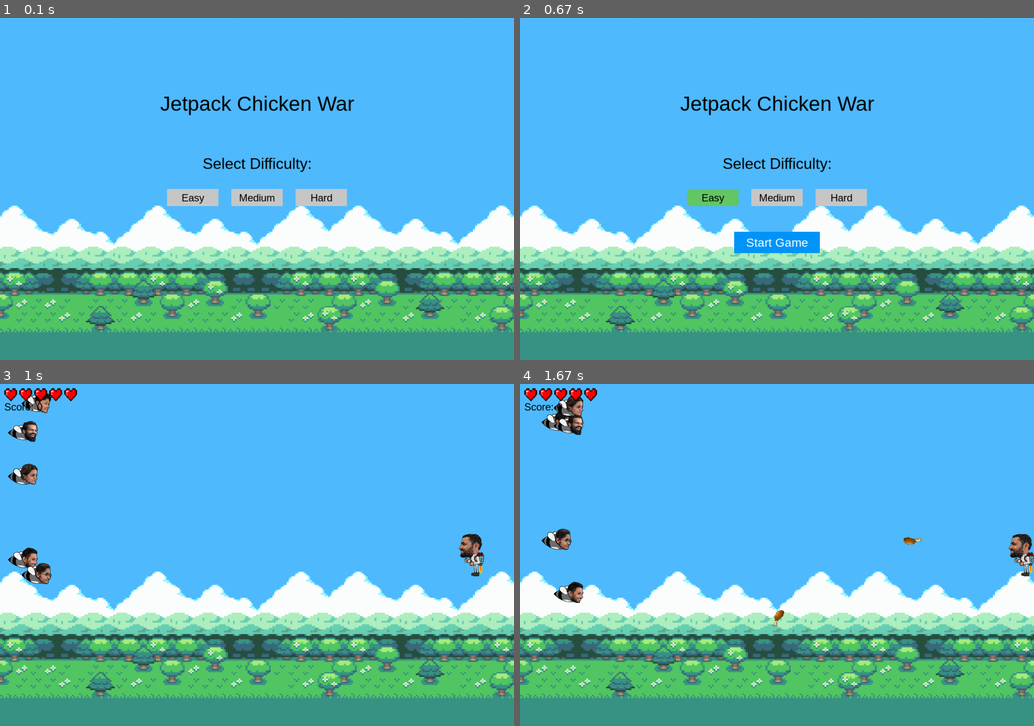
Above: before the commit, frames 1-4 (two rows, left to right).
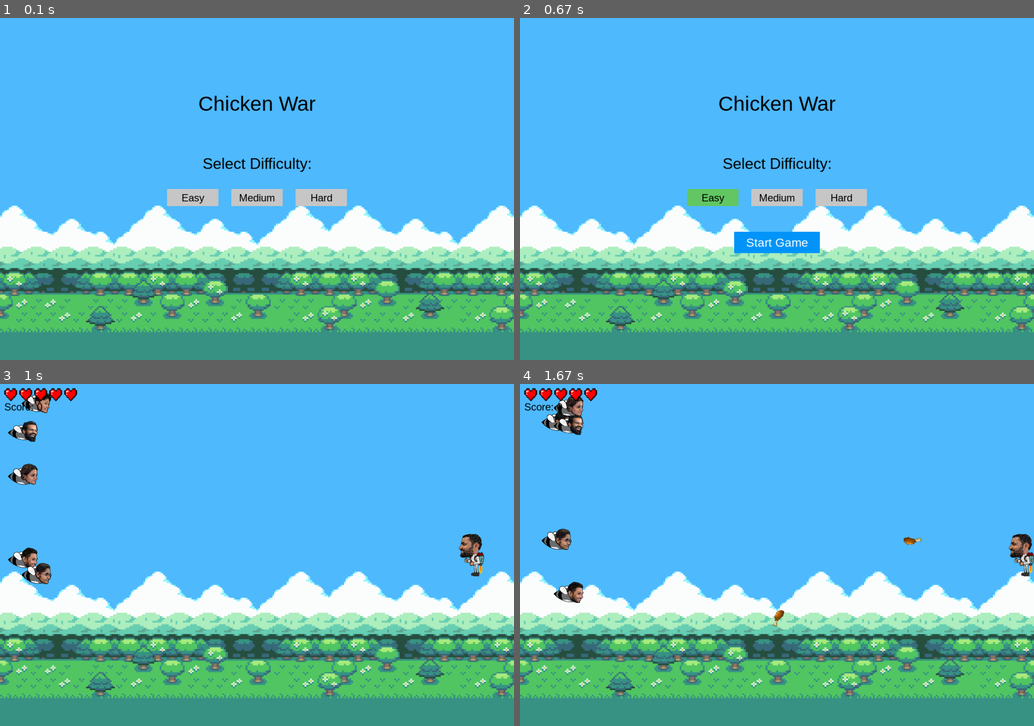
Above: after the commit, the same moments.

Repository: pemawangdue/squad_evo_pygame
Game: pygame game, started from src/main.py
Same seed, same stepped clock (60 frames per second), same inputs: the game is played once before the commit and once after it.
Inputs:
- Up to frame 1 (0.1 s): no input
- Up to frame 2 (0.67 s): click "Easy" at 0.38 s
- Up to frame 3 (1 s): click "Start Game" at 0.72 s
- Up to frame 4 (1.67 s): tap Space at 1, 1.4 s; hold Right from 1.33 s (still down)

The runs differ from the first frame. In frame 1, 0.9% of the frame differs, in the area x 31-69%, y 22-29%; in frame 2, 0.9%; in frame 3, nothing differs; in frame 4, nothing differs.

Commit message:
add readme

Diff:
--- a/src/main.py
+++ b/src/main.py
@@ -7,7 +7,7 @@
 pygame.init()
 WIDTH, HEIGHT = 1200, 800
 screen = pygame.display.set_mode((WIDTH, HEIGHT))
-pygame.display.set_caption("Jetpack Chicken War")
+pygame.display.set_caption("Chicken War")
 clock = pygame.time.Clock()
 font = pygame.font.SysFont('Arial', 28)
 
@@ -20,9 +20,10 @@
 WHITE = (255, 255, 255)
 BLACK = (0, 0, 0)
 RED = (200, 0, 0)
+
 difficulty_settings = {
-    "Easy": {"enemy_speed": 2, "shoot_frequency": 60},
-    "Medium": {"enemy_speed": 4, "shoot_frequency": 30},
+    "Easy": {"enemy_speed": 2, "shoot_frequency": 60},  # enemy_speed: how fast enemies move
+    "Medium": {"enemy_speed": 4, "shoot_frequency": 30},  # shoot_frequency: how often they shoot bullets at the player
     "Hard": {"enemy_speed": 6, "shoot_frequency": 10},
 }
 
@@ -38,11 +39,10 @@
 
 
 # Load assets
-player_img = load_image("vinay-1.png", 60, 100)
+background_img = load_image("background.png", WIDTH, HEIGHT)
 chicken_img = load_image("chicken.png", 40, 30)
-star_img = load_image("dizzy.png", 40, 40)  # Star image for fainting
-background_img = load_image("background.png", WIDTH, HEIGHT)
-heart_icon = load_image("heart.png", 30, 30)
+dizzy_img = load_image("dizzy.png", 40, 40)
+heart_img = load_image("heart.png", 30, 30)
 
 player_frames = [
     load_image("vinay-1.png", 60, 100),
@@ -51,7 +51,7 @@
     load_image("vinay-4.png", 60, 100)
 ]
 
-mosquito_frames = [
+enemy_frames = [
     [load_image("pema-1.png", 70, 50), load_image("pema-2.png", 70, 50)],
     [load_image("praful-1.png", 70, 50), load_image("praful-2.png", 70, 50)],
     [load_image("shreya-1.png", 70, 50), load_image("shreya-2.png", 70, 50)],
@@ -67,6 +67,17 @@
 
 def stop_music():
     pygame.mixer.music.stop()
+
+
+def draw_text(text, size, color, x, y, center=True):
+    font_obj = pygame.font.SysFont('Arial', size)
+    text_surf = font_obj.render(text, True, color)
+    text_rect = text_surf.get_rect()
+    if center:
+        text_rect.center = (x, y)
+    else:
+        text_rect.topleft = (x, y)
+    screen.blit(text_surf, text_rect)
 
 
 # Classes
@@ -77,13 +88,13 @@
         self.current_frame = 0
         self.animation_timer = 0
         self.image = self.frames[self.current_frame]
-        self.rect = self.image.get_rect(center=(WIDTH - 100, HEIGHT // 2))
+        self.rect = self.image.get_rect(center=(WIDTH - 100, HEIGHT // 2)) # first position of the player
         self.speed = 5
         self.health = 5
 
         # Shooting cooldown
         self.shoot_cooldown = 300
-        self.last_shot_time = pygame.time.get_ticks()
+        self.last_shot_time = pygame.time.get_ticks()  # returns the number of milliseconds (ms) that have passed since pygame.init()
 
     def update(self, keys):
         if keys[pygame.K_UP] and self.rect.top > 0:
@@ -145,7 +156,7 @@
             self.kill()
 
 
-class Mosquito(pygame.sprite.Sprite):
+class Enemy(pygame.sprite.Sprite):
     def __init__(self, frames, y_pos):
         super().__init__()
         self.frames = frames
@@ -153,7 +164,7 @@
         self.animation_timer = 0
         self.image = self.frames[0]
         self.rect = self.image.get_rect(topleft=(50, y_pos))
-        self.health = 2  # now 2 hits to die
+        self.health = 2  # 2 hits to die
         self.fainted = False
         self.speed = 4
 
@@ -163,14 +174,14 @@
         self.move_timer = 0
         self.change_direction_interval = random.randint(30, 90)  # frames
 
-        # Star blink
-        self.star_timer = 0
-        self.show_star = True
+        # fainting
+        self.dizzy_timer = 0
+        self.show_dizzy = True
 
     def update(self):
         # Animate
         self.animation_timer += 1
-        if self.animation_timer >= 10:
+        if self.animation_timer >= 5:
             self.animation_timer = 0
             self.current_frame = (self.current_frame + 1) % len(self.frames)
             self.image = self.frames[self.current_frame]
@@ -181,7 +192,7 @@
         self.rect.y += int(self.dy * actual_speed)
         self.rect.x += int(self.dx * actual_speed)
 
-        # Bounce
+        # Bounce Off Edges
         if self.rect.top <= 0 or self.rect.bottom >= HEIGHT:
             self.dy *= -1
         if self.rect.left < 10 or self.rect.right > WIDTH // 2:
@@ -195,12 +206,12 @@
             self.move_timer = 0
             self.change_direction_interval = random.randint(30, 90)
 
-        # Blink star if fainted
+        # Blink dizzy if fainted
         if self.fainted:
-            self.star_timer += 1
-            if self.star_timer >= 30:  # blink interval
-                self.star_timer = 0
-                self.show_star = not self.show_star
+            self.dizzy_timer += 1
+            if self.dizzy_timer >= 20:  # blink interval
+                self.dizzy_timer = 0
+                self.show_dizzy = not self.show_dizzy
 
     def shoot(self, player_rect):
         return EnemyBullet(self.rect.right, self.rect.centery, player_rect)
@@ -235,34 +246,22 @@
             self.kill()
 
 
-# Text draw helper
-def draw_text(text, size, color, x, y, center=True):
-    font_obj = pygame.font.SysFont('Arial', size)
-    text_surf = font_obj.render(text, True, color)
-    text_rect = text_surf.get_rect()
-    if center:
-        text_rect.center = (x, y)
-    else:
-        text_rect.topleft = (x, y)
-    screen.blit(text_surf, text_rect)
-
-
 # Game loop
 def main():
     game_state = MENU
     score = 0
     start_time = 0
     result = ""
+    selected_difficulty = None  # Player's selection from the menu
+    shoot_timer = 0
+    shoot_frequency = 60
+    previous_state = None
 
     player = Player()
     player_group = pygame.sprite.Group(player)
     bullets = pygame.sprite.Group()
     enemy_bullets = pygame.sprite.Group()
     enemies = pygame.sprite.Group()
-    selected_difficulty = None  # Player's selection from the menu
-    shoot_timer = 0
-    shoot_frequency = 60
-    previous_state = None
 
     while True:
         screen.blit(background_img, (0, 0))
@@ -277,7 +276,7 @@
                 return main()
 
         if game_state == MENU:
-            draw_text("Jetpack Chicken War", 48, BLACK, WIDTH // 2, HEIGHT // 4)
+            draw_text("Chicken War", 48, BLACK, WIDTH // 2, HEIGHT // 4)
             draw_text("Select Difficulty:", 36, BLACK, WIDTH // 2, HEIGHT // 2 - 60)
 
             mouse = pygame.mouse.get_pos()
@@ -304,9 +303,9 @@
                 if start_rect.collidepoint(mouse) and click[0]:
                     enemy_speed = difficulty_settings[selected_difficulty]["enemy_speed"]
                     shoot_frequency = difficulty_settings[selected_difficulty]["shoot_frequency"]
-                    for i, frames in enumerate(mosquito_frames):
-                        m = Mosquito(frames, 50 + i * 100)
-                        m.speed = enemy_speed  # add speed to the mosquito object
+                    for i, frames in enumerate(enemy_frames):
+                        m = Enemy(frames, 50 + i * 100)
+                        m.speed = enemy_speed  # add speed to the enemy object
                         enemies.add(m)
 
                     game_state = PLAYING
@@ -330,7 +329,7 @@
                     shooter = random.choice(enemies.sprites())
                     enemy_bullets.add(shooter.shoot(player.rect))
 
-            # Bullet collisions
+            # player chicken hit enemy
             for bullet in bullets:
                 hit = pygame.sprite.spritecollideany(bullet, enemies)
                 if hit:
@@ -363,13 +362,13 @@
             enemy_bullets.draw(screen)
             enemies.draw(screen)
 
-            # Draw fainting star if necessary
+            # Draw fainting dizzy if necessary
             for enemy in enemies:
-                if enemy.fainted and enemy.show_star:
-                    screen.blit(star_img, (enemy.rect.centerx - 10, enemy.rect.top - 20))
+                if enemy.fainted and enemy.show_dizzy:
+                    screen.blit(dizzy_img, (enemy.rect.centerx - 7, enemy.rect.top - 20))
 
             for i in range(player.health):
-                screen.blit(heart_icon, (10 + i * 35, 10))
+                screen.blit(heart_img, (10 + i * 35, 10))
             draw_text(f"Score: {score}", 24, BLACK, 10, 40, center=False)
 
         elif game_state == GAME_OVER:
@@ -385,7 +384,7 @@
                 play_music("game-over.mp3", False)
             previous_state = game_state
 
-        pygame.display.flip()
+        pygame.display.flip()  # ensures that the new image or drawing is actually rendered.
         clock.tick(60)
 
 
Not shown, added: .README
